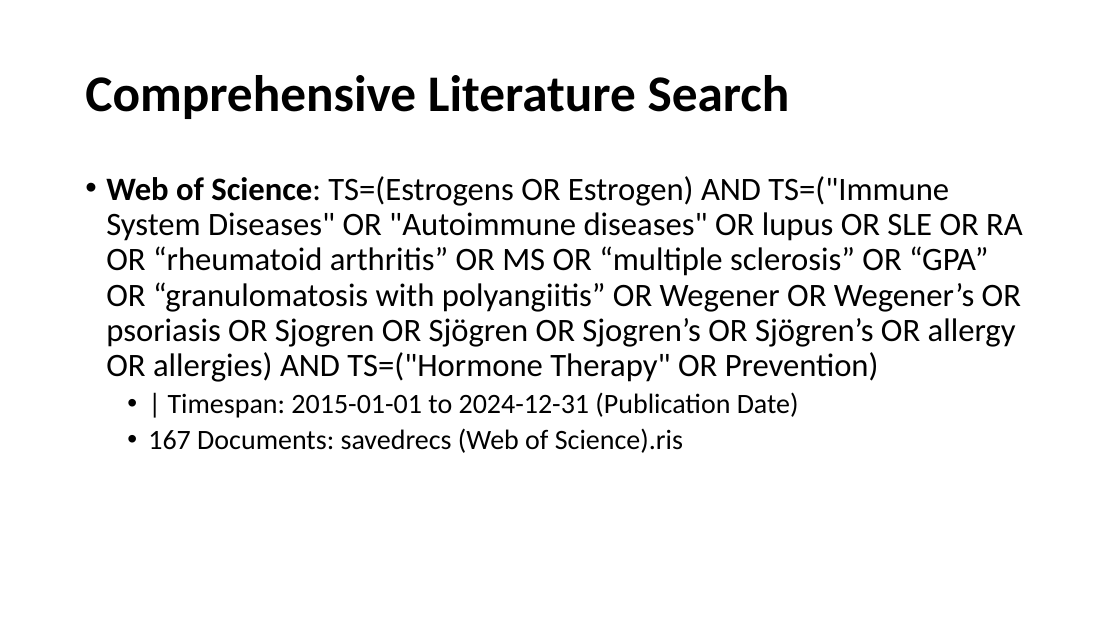
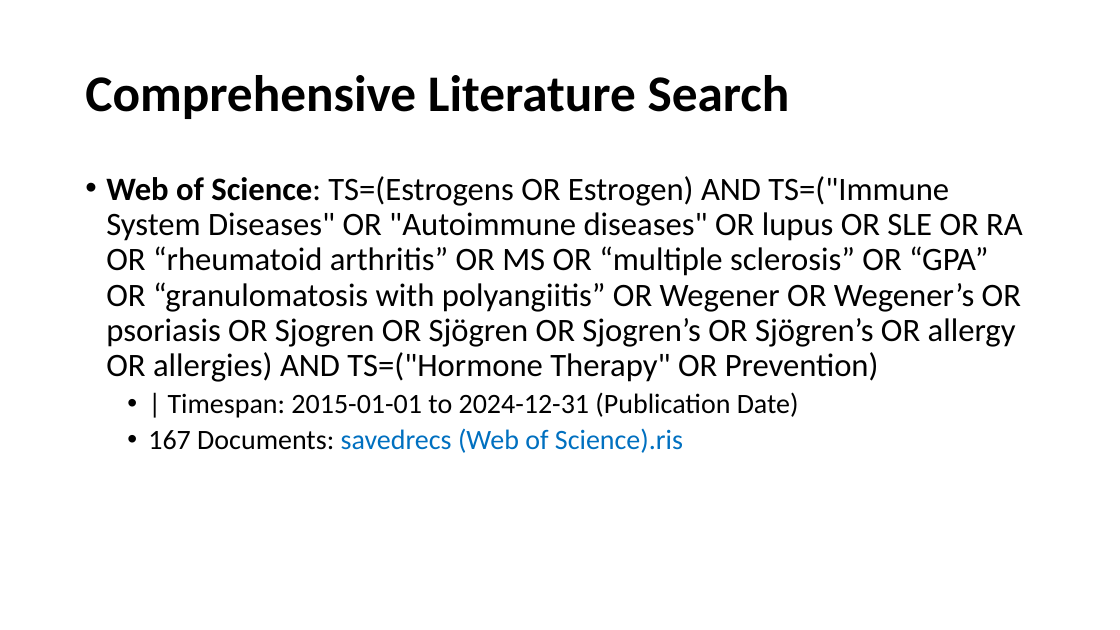
Before and after one commit to BruceChen034020/EstrogenImmunomodulationSystematicReview, a slide deck: slide 12 of Estrogen as an immunomodulator and its role in.pptx. Drawn at 1120x630 pixels with LibreOffice and Linux fonts; fonts in the diff are those of the drawing. Boxes give left, top, right and bottom in pixels: in the first picture for what was removed or moved away, otherwise in the second. Text is boxed around its words. In the diff, an @@ line names an element or a change of style, - is before the commit and + after.

```diff
--- a/Estrogen as an immunomodulator and its role in.pptx
+++ b/Estrogen as an immunomodulator and its role in.pptx
@@ text at (148, 428, 683, 453): text colour #000000 to #0070C0 in "savedrecs (Web of Science).ris" @@
```
Also in this commit, not shown: 4 other slides changed, 1 slide added.
